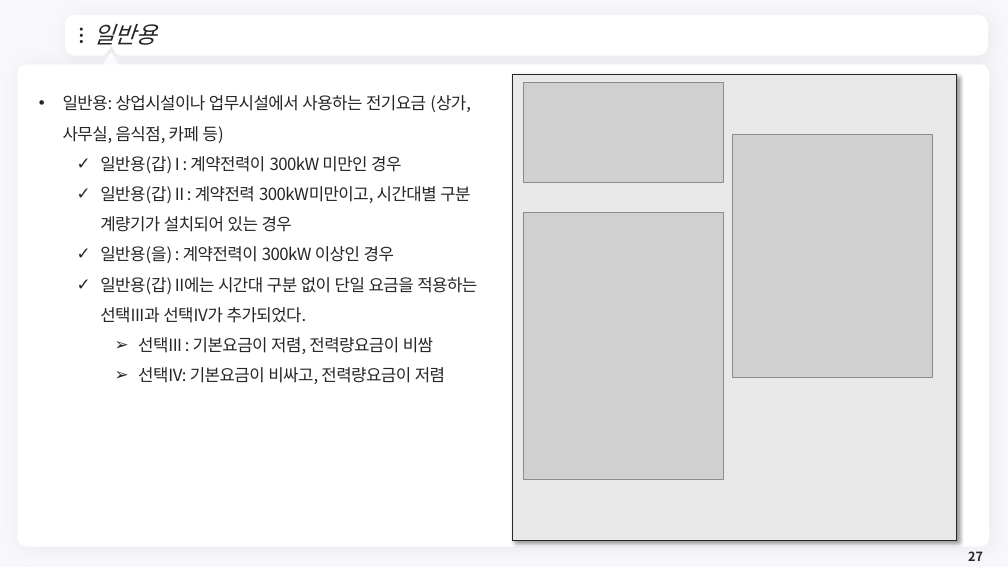
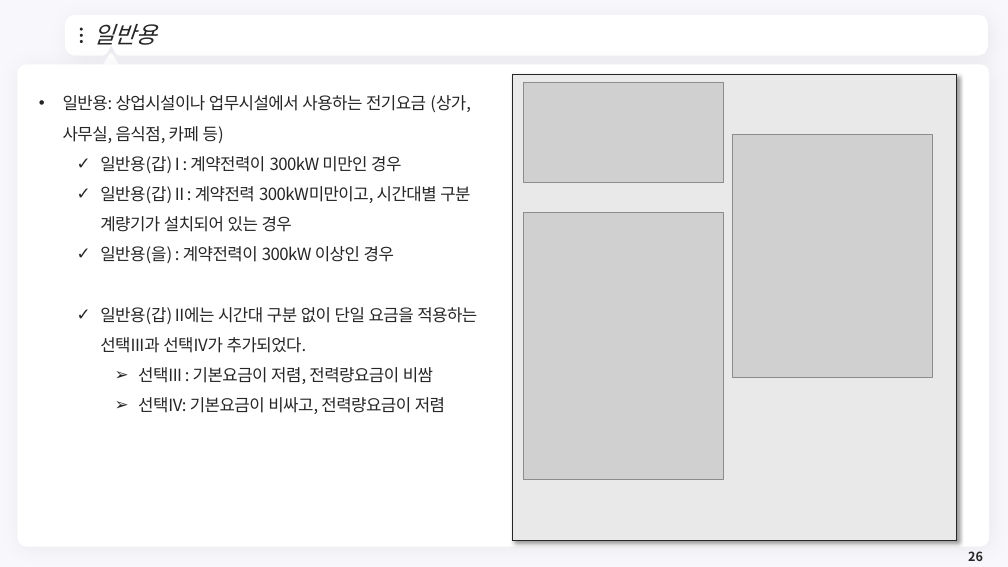
Before and after one commit to meandthey/Teaching, a slide deck: slide 26 of 에너지경제학/자원에너지경제학_Chapter_1.pptx (slide 27 before the commit). Drawn at 1008x567 pixels with LibreOffice and Linux fonts; fonts in the diff are those of the drawing; grey boxes stand for pictures; background and template pictures are left out. Boxes give left, top, right and bottom in pixels: in the first picture for what was removed or moved away, otherwise in the second. Text is boxed around its words. In the diff, an @@ line names an element or a change of style, - is before the commit and + after.

```diff
--- a/에너지경제학/자원에너지경제학_Chapter_1.pptx
+++ b/에너지경제학/자원에너지경제학_Chapter_1.pptx
@@ text "일반용: 상업시설이나 업무시설에서 사용하는 전기요금 ..." rewrapped from (63,95,477,384) to (63,95,477,414) @@
@@ page number at (968,551,983,561): text changed @@
-27
+26
```
Also in this commit, not shown: 6 other slides changed, 1 slide added, 1 slide removed.
